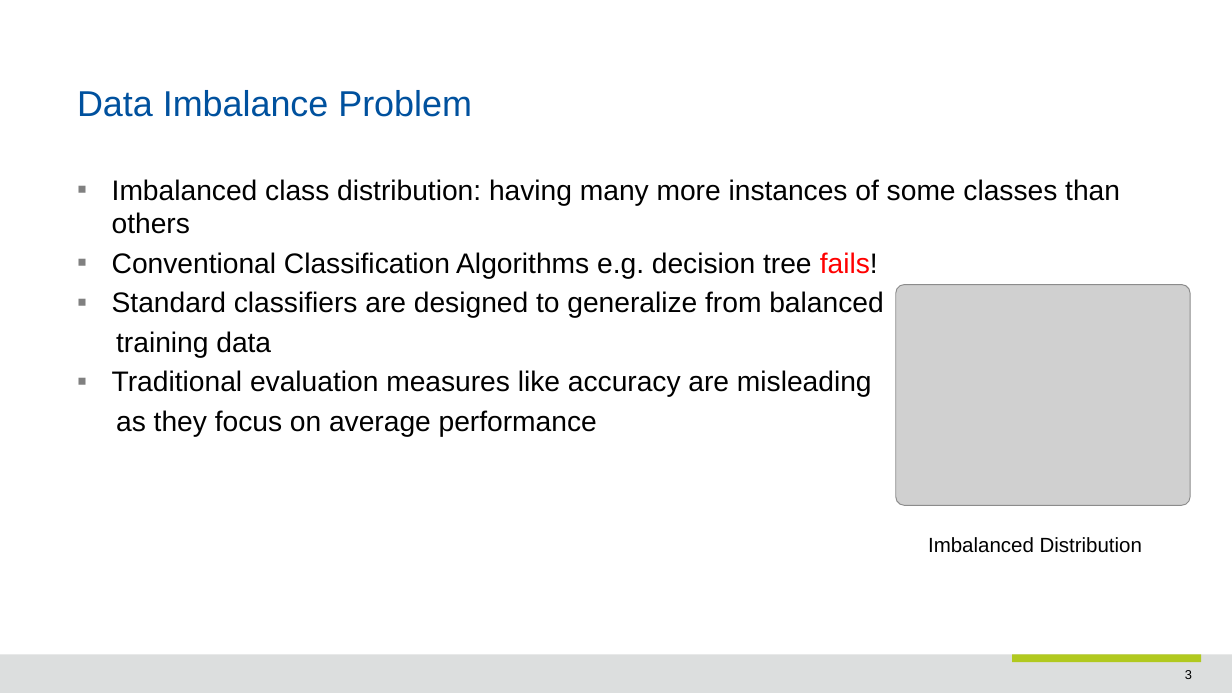
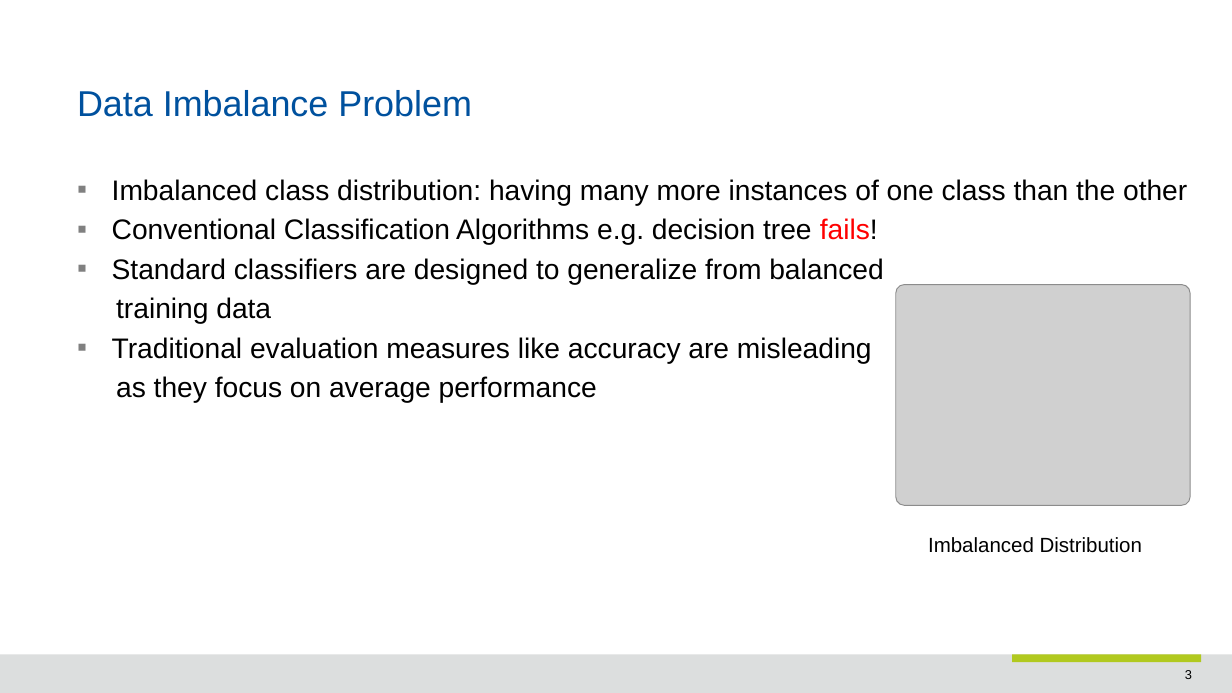
Before and after one commit to hussainkanafani/cost-sensitive-boosting, a slide deck: slide 3 of presentations/Final Presentation.pptx. Drawn at 1232x693 pixels with LibreOffice and Linux fonts; fonts in the diff are those of the drawing; grey boxes stand for pictures; background and template pictures are left out. Boxes give left, top, right and bottom in pixels: in the first picture for what was removed or moved away, otherwise in the second. Text is boxed around its words. In the diff, an @@ line names an element or a change of style, - is before the commit and + after.

```diff
--- a/presentations/Final Presentation.pptx
+++ b/presentations/Final Presentation.pptx
@@ text at (x1=112, y1=179, x2=1187, y2=205): text changed @@
-▪ Imbalanced class distribution: having many more instances of some classes than others
+▪ Imbalanced class distribution: having many more instances of one class than the other
```
Also in this commit, not shown: 2 other slides changed, 1 other file.
